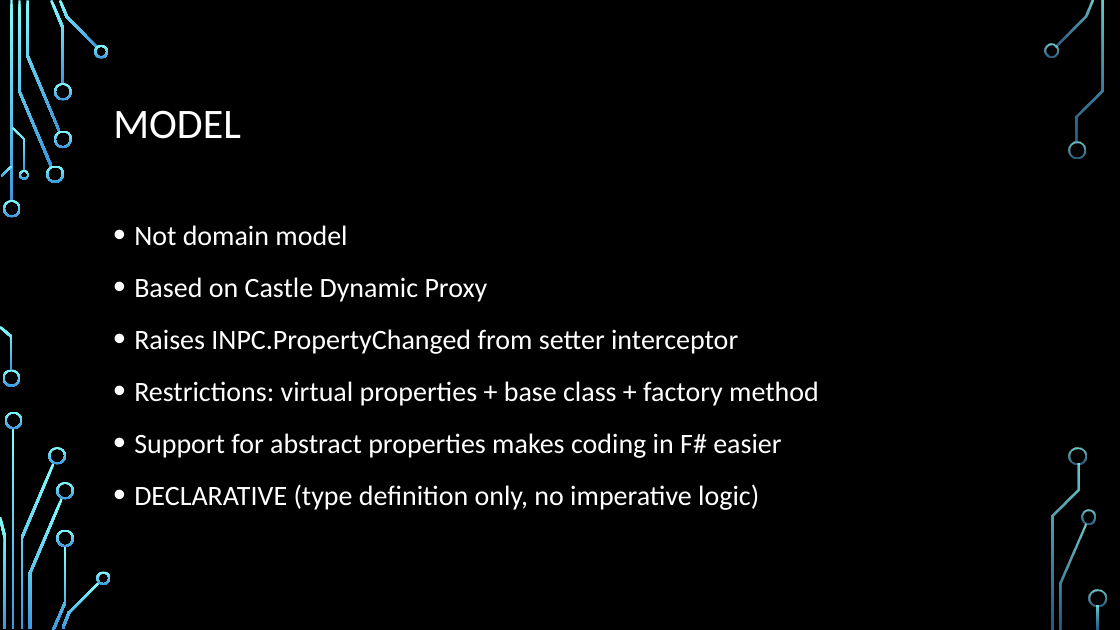
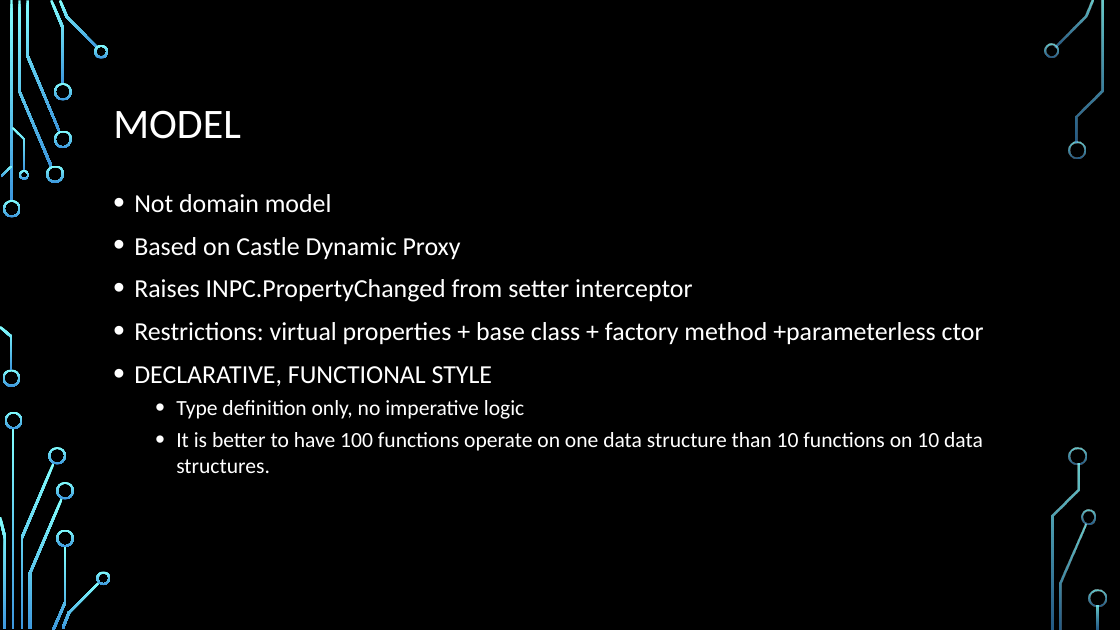
Before and after one commit to dmitry-a-morozov/fsharp-wpf-mvc-series, a slide deck: slide 6 of NYC Meetup.2013-04-23.pptx (slide 9 before the commit). Drawn at 1120x630 pixels with LibreOffice and Linux fonts; fonts in the diff are those of the drawing; background and template pictures are left out. Boxes give left, top, right and bottom in pixels: in the first picture for what was removed or moved away, otherwise in the second. Text is boxed around its words. In the diff, an @@ line names an element or a change of style, - is before the commit and + after.

Commit message:
ppt done

```diff
--- a/NYC Meetup.2013-04-23.pptx
+++ b/NYC Meetup.2013-04-23.pptx
@@ text "Not domain model": place and size @@
-text "Not domain model" at (134, 225, 819, 510)
+text "Not domain model" at (134, 194, 984, 473)
@@ text at (134, 194, 693, 302): size 24 to 22.2 pt in "Not domain model", "Based on Castle Dynamic Proxy", "Raises INPC.PropertyChanged from setter interceptor"; line spacing 1.2 to 1 @@
@@ text at (134, 322, 984, 473): text changed; size 24 to 18.5 pt @@
-• Restrictions: virtual properties + base class + factory method
-• Support for abstract properties makes coding in F# easier
-• DECLARATIVE (type definition only, no imperative logic)
+• Restrictions: virtual properties + base class + factory method +parameterless ctor
+• DECLARATIVE, FUNCTIONAL STYLE
+  • Type definition only, no imperative logic
+  • It is better to have 100 functions operate on one data structure than 10 functions on 10 data structures.
```
Also in this commit, not shown: 6 other slides changed, 3 slides removed.
